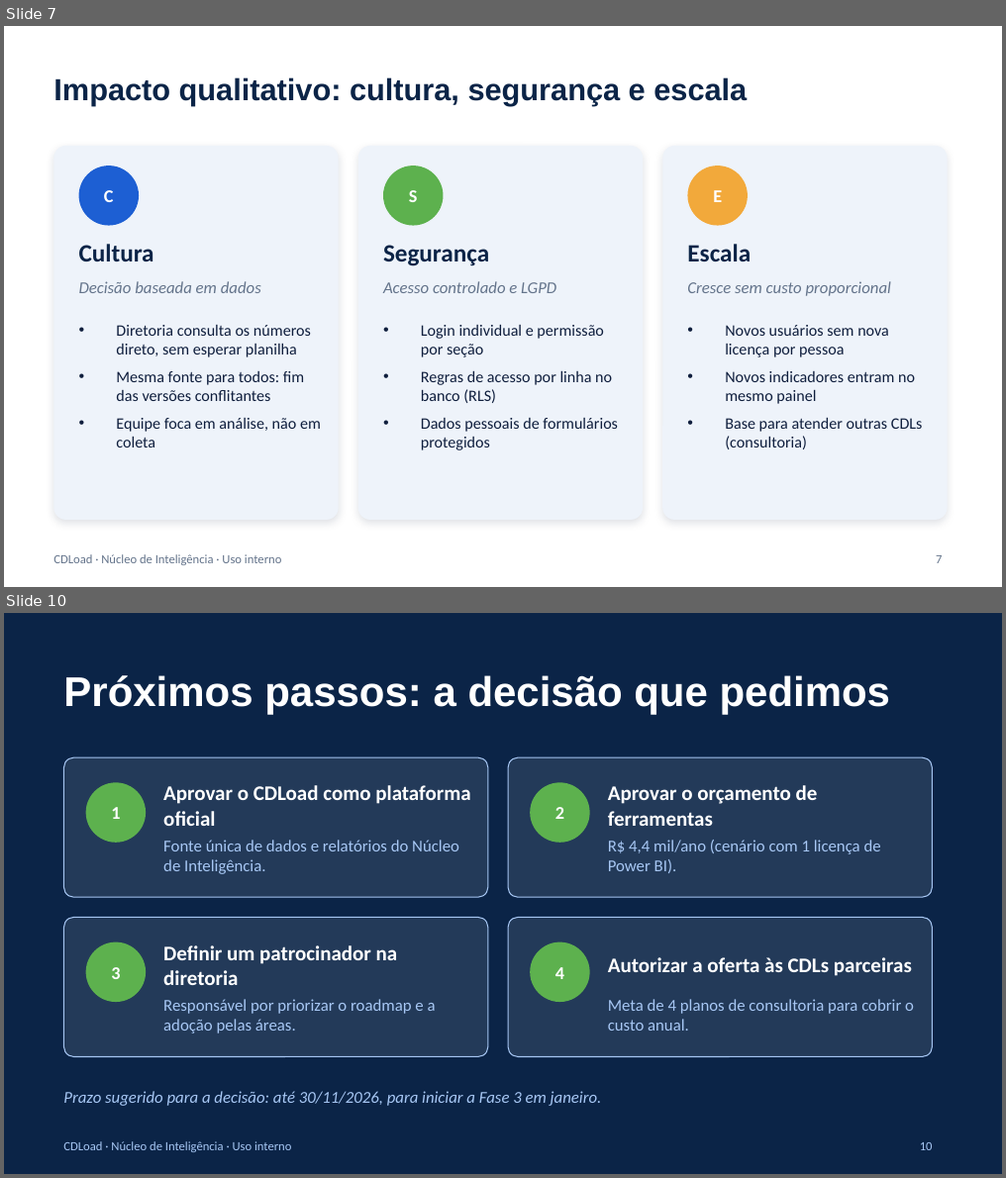
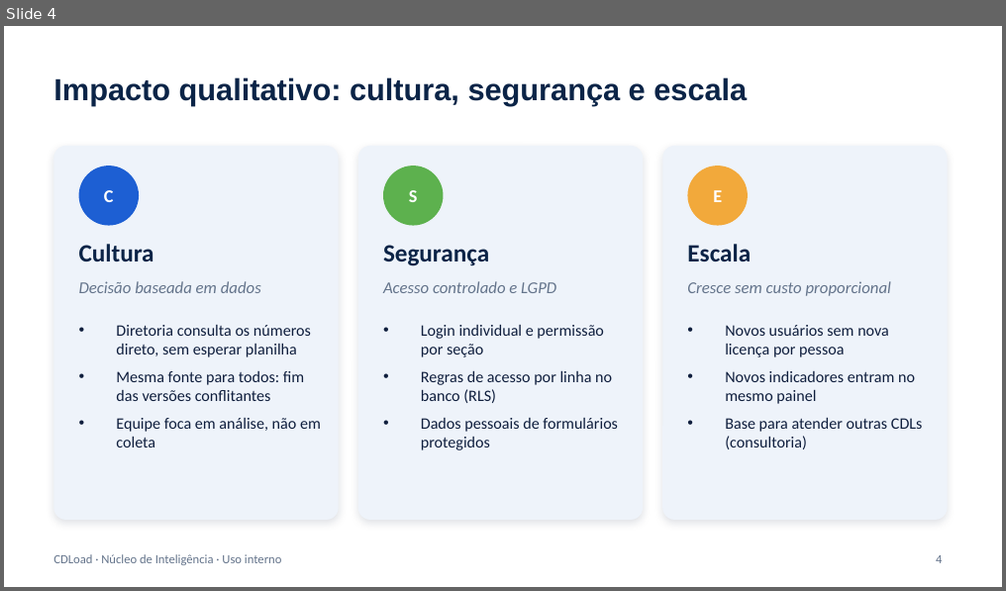
Before and after one commit to Samuethus/Projeto_CDLOAD, a slide deck: documents/apresentacao_executiva_cdload.pptx. Shown one above the other, each under a label of ours: slides 7 and 10 before the commit, slide 4 after it; the slides between them are not shown. The pictures are 1006x1178 and 1006x591 pixels, drawn with LibreOffice and Linux fonts; fonts in the diff are those of the drawing. Boxes give left, top, right and bottom in pixels: in the first picture for what was removed or moved away, otherwise in the second. Text is boxed around its words. In the diff, an @@ line names an element or a change of style, - is before the commit and + after.

```diff
--- a/documents/apresentacao_executiva_cdload.pptx
+++ b/documents/apresentacao_executiva_cdload.pptx
@@ slide 10 removed at [4,613,1002,1174], background #0B2447 @@
@@ title removed at [63,675,890,715] @@
-Próximos passos: a decisão que pedimos
@@ rounded rectangle removed at [63,758,488,897] @@
@@ rounded rectangle removed at [508,758,932,897] @@
@@ ellipse removed at [86,782,146,843] @@
@@ text removed at [163,785,470,826] @@
-Aprovar o CDLoad como plataforma oficial
@@ ellipse removed at [530,782,590,843] @@
@@ text removed at [608,785,818,826] @@
-Aprovar o orçamento de ferramentas
@@ text removed at [111,807,120,819] @@
-1
@@ text removed at [555,807,564,819] @@
-2
@@ text removed at [163,840,459,874] @@
-Fonte única de dados e relatórios do Núcleo de Inteligência.
@@ text removed at [608,840,881,873] @@
-R$ 4,4 mil/ano (cenário com 1 licença de Power BI).
@@ rounded rectangle removed at [63,917,488,1058] @@
@@ rounded rectangle removed at [508,917,932,1058] @@
@@ ellipse removed at [86,943,146,1002] @@
@@ text removed at [111,967,120,979] @@
-3
@@ text removed at [163,946,398,985] @@
-Definir um patrocinador na diretoria
@@ ellipse removed at [530,943,590,1002] @@
@@ text removed at [555,967,564,979] @@
-4
@@ text removed at [608,958,912,976] @@
-Autorizar a oferta às CDLs parceiras
@@ text removed at [163,999,436,1034] @@
-Responsável por priorizar o roadmap e a adoção pelas áreas.
@@ text removed at [608,999,914,1031] @@
-Meta de 4 planos de consultoria para cobrir o custo anual.
@@ text removed at [63,1091,602,1106] @@
-Prazo sugerido para a decisão: até 30/11/2026, para iniciar a Fase 3 em janeiro.
@@ text removed at [63,1142,291,1153] @@
-CDLoad · Núcleo de Inteligência · Uso interno
@@ page number removed at [920,1143,933,1151] @@
-10
@@ what was slide 7 is now slide 4 @@
@@ page number at [936,556,942,564]: text changed @@
-7
+4
```
Also in this commit, not shown: 3 slides changed, 1 other file.
